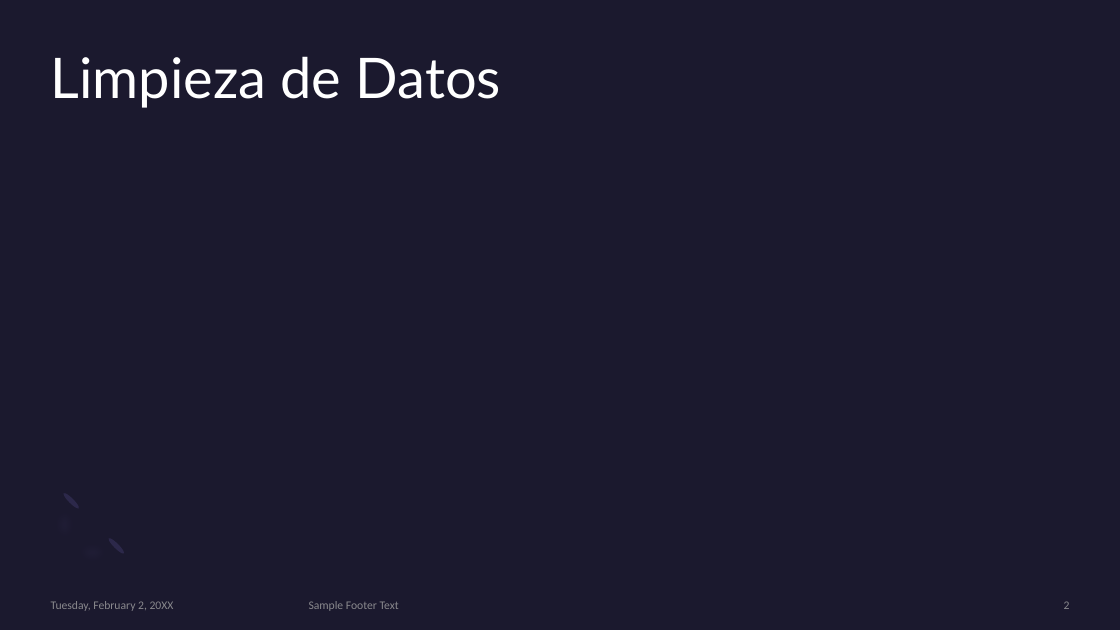
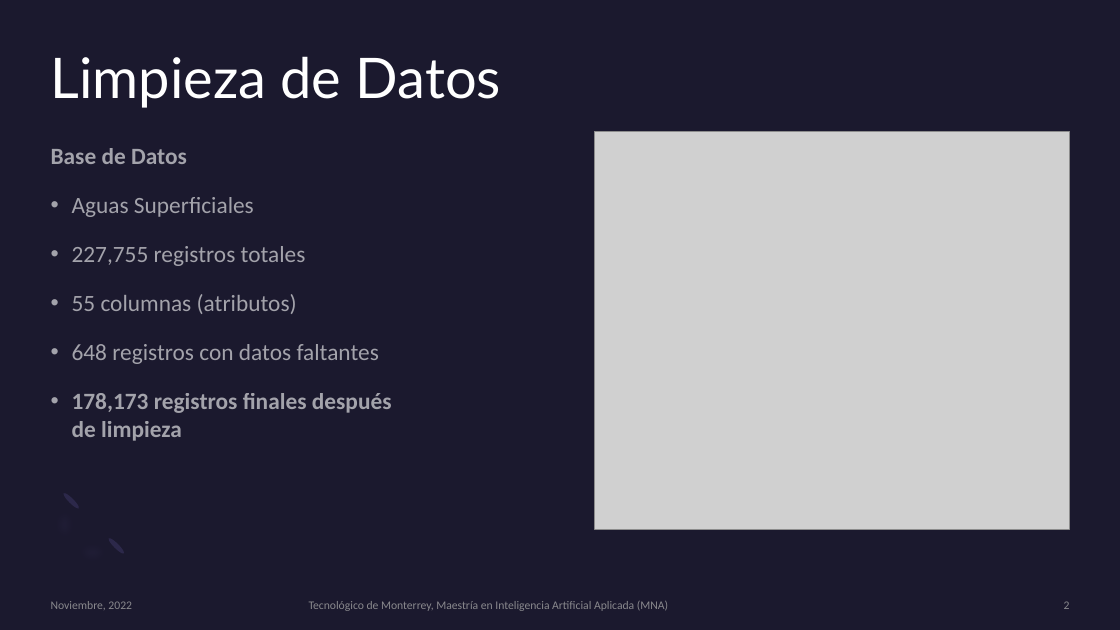
Before and after one commit to PosgradoMNA/actividades-del-projecto-Equipo-100-Oraculos-de-Delfos, a slide deck: slide 2 of Proyecto_Final/Presentación_Final.pptx. Drawn at 1120x630 pixels with LibreOffice and Linux fonts; fonts in the diff are those of the drawing; grey boxes stand for pictures. Boxes give left, top, right and bottom in pixels: in the first picture for what was removed or moved away, otherwise in the second. Text is boxed around its words. In the diff, an @@ line names an element or a change of style, - is before the commit and + after.

```diff
--- a/Proyecto_Final/Presentación_Final.pptx
+++ b/Proyecto_Final/Presentación_Final.pptx
@@ text added at (51, 148, 392, 441), 20 pt, text #FFFFFF at 60% opacity @@
+Base de Datos
+• Aguas Superficiales
+• 227,755 registros totales
+• 55 columnas (atributos)
+• 648 registros con datos faltantes
+• 178,173 registros finales después de limpieza
@@ picture added at (594, 132, 1070, 529) @@
@@ text at (51, 601, 132, 610): text changed @@
-Tuesday, February 2, 20XX
+Noviembre, 2022
@@ text at (309, 601, 668, 611): text changed @@
-Sample Footer Text
+Tecnológico de Monterrey, Maestría en Inteligencia Artificial Aplicada (MNA)
```
Also in this commit, not shown: 1 other slide changed, 9 slides added, 9 slides removed, 6 other files.
